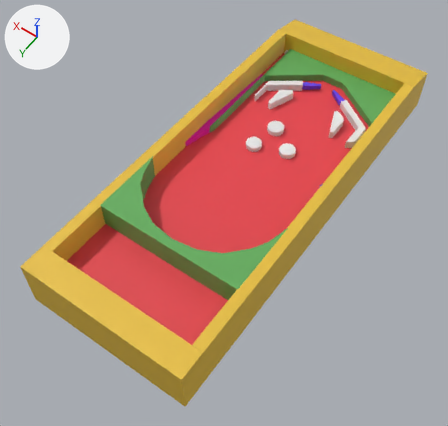
The glTF model dist/assets/table.glb, before and after one commit.
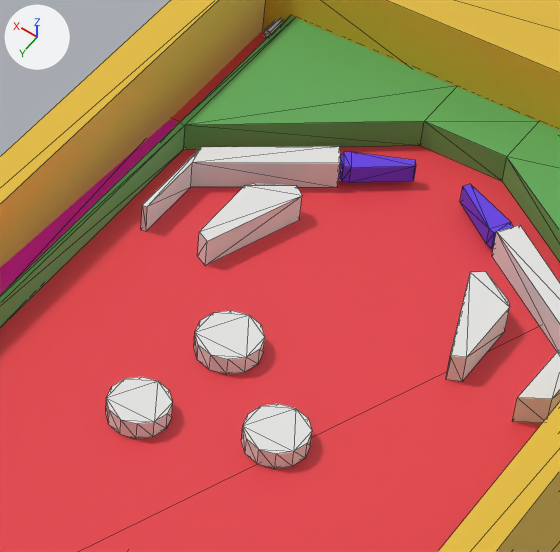
Each version is shown whole from a 50 mm camera at (-0.82, 1.298, 1.788) aimed at (0.016, 0.127, -0.051), then close up on the part from 49% to 80% of the width and 11% to 42% of the height. Arrows for +X, +Y and +Z are at upper left; the lights stay in place. The close-ups show mesh edges as thin lines. Where no turn or scale is listed for an object, it has been applied to the vertices.

Names of what the first close-up shows: 'base funnel', 'bumper.001', 'bumper.003', 'bumper.2', 'floor', 'lefft passage', 'left shoot', 'left wall', 'near wall', 'right shoot', 'right wall', 'rightpassage', 'shoot ramp'.
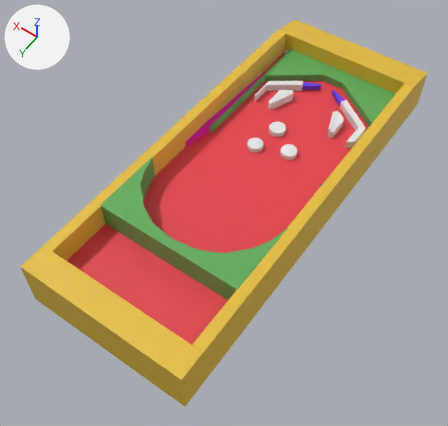
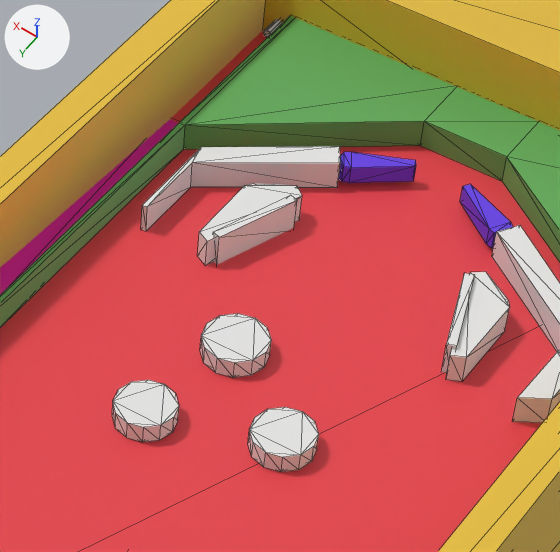
Boxes (x1, y1, x2, y2) around the edits, measured in the close-ups (560 x 552 px):
'bumper.001', moved: before (241, 404, 312, 469); after (248, 407, 319, 472)
'bumper.003', moved: before (194, 310, 265, 374); after (200, 313, 271, 378)
'bumper.2', moved: before (106, 377, 173, 439); after (112, 380, 179, 442)
'kick.2', added: after (213, 195, 297, 264)
'kick.1', added: after (441, 273, 474, 373)

Edits to the bpy script that builds the scene:
```text
Add me_cube_012:
    me_cube_012.from_pydata([(0.0214, 0.0436, -0.0199), (0.0214, 0.0436, 0.0199), (-0.012, -0.0471, -0.0199), (-0.012, -0.0471, 0.0199), (0.012, 0.0471, -0.0199), (0.012, 0.0471, 0.0199), (-0.0214, -0.0436, -0.0199), (-0.0214, -0.0436, 0.0199)], [], [(0, 1, 3), (0, 3, 2), (2, 3, 7), (2, 7, 6), (6, 7, 5), (6, 5, 4), (4, 5, 1), (4, 1, 0), (2, 6, 4), (2, 4, 0), (7, 3, 1), (7, 1, 5)])
Add me_cube:
    me_cube.from_pydata([(0.0125, -0.0494, -0.0209), (0.0125, -0.0494, 0.0209), (-0.0219, 0.046, -0.0209), (-0.0219, 0.046, 0.0209), (0.0219, -0.046, -0.0209), (0.0219, -0.046, 0.0209), (-0.0125, 0.0494, -0.0209), (-0.0125, 0.0494, 0.0209)], [], [(0, 1, 3), (0, 3, 2), (2, 3, 7), (2, 7, 6), (6, 7, 5), (6, 5, 4), (4, 5, 1), (4, 1, 0), (2, 6, 4), (2, 4, 0), (7, 3, 1), (7, 1, 5)])
Change ob_bumper_001:
    ob_bumper_001.location: (-0.0573, -0.1854, 0.0612) -> (-0.0645, -0.1854, 0.0612)
Change ob_bumper_003:
    ob_bumper_003.location: (0.0454, -0.2642, 0.0612) -> (0.0382, -0.2642, 0.0612)
Change ob_bumper_2:
    ob_bumper_2.location: (0.0672, -0.1415, 0.0612) -> (0.06, -0.1415, 0.0612)
Add ob_kick_2:
    ob_kick_2 = bpy.data.objects.new('kick.2', me_cube_012)
    ob_kick_2.location = (0.1079, -0.4067, 0.0659)
Add ob_kick_1:
    ob_kick_1 = bpy.data.objects.new('kick.1', me_cube)
    ob_kick_1.location = (-0.1232, -0.4078, 0.0659)
```
